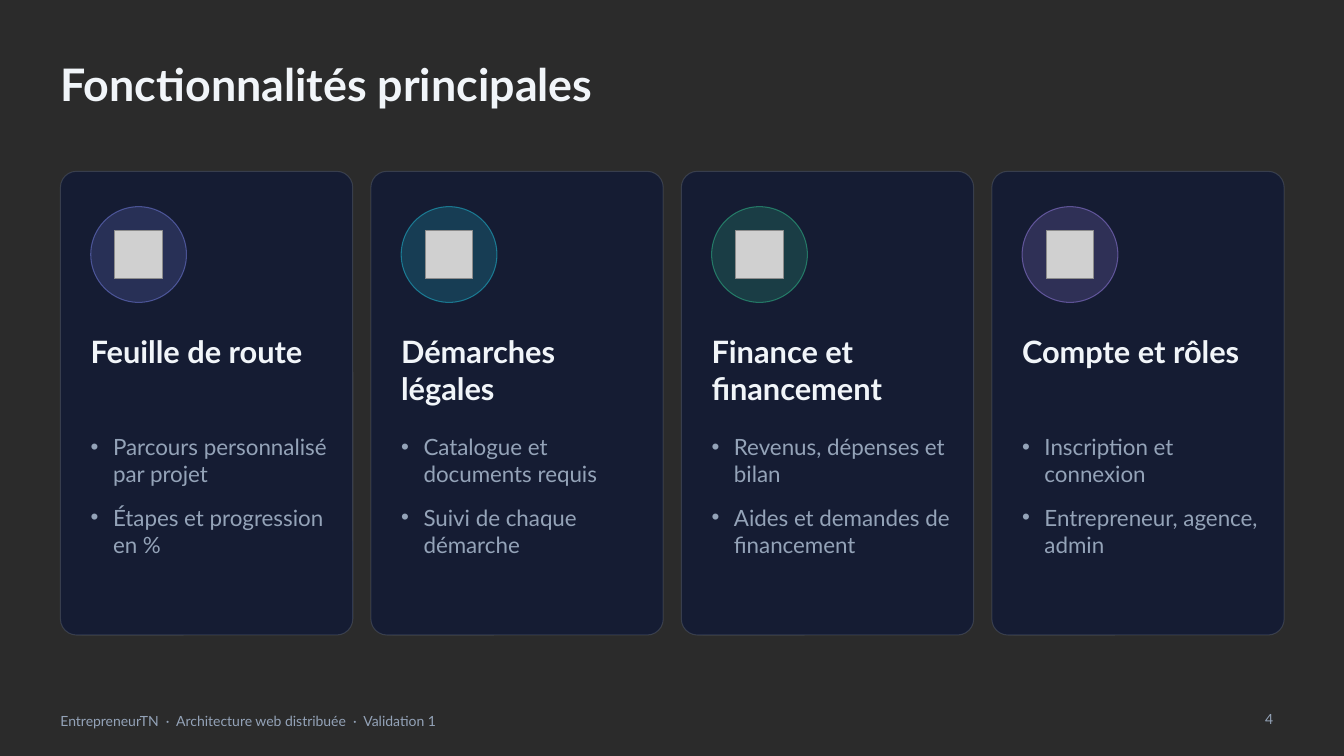
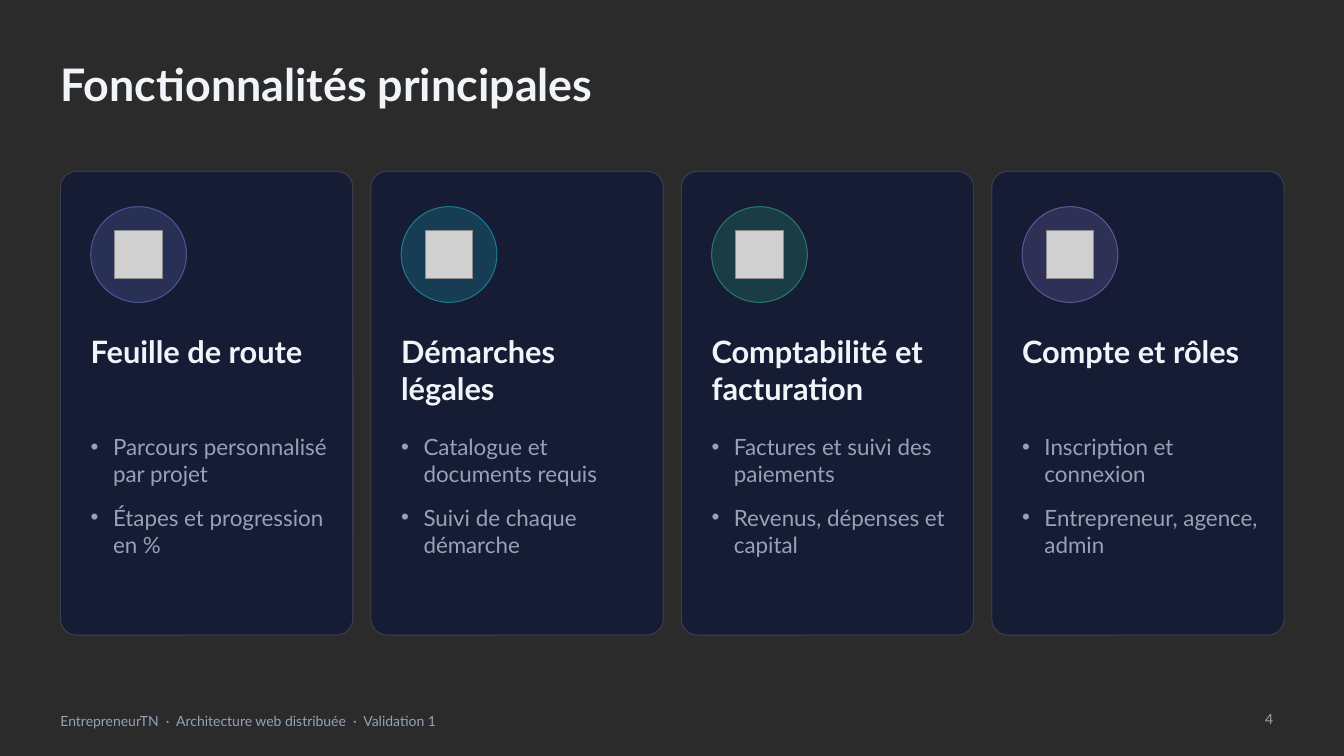
Before and after one commit to BadisBeji/EntrepreneurTN-4SSA10, a slide deck: slide 4 of Documentation/Presentation/Presentation_EntrepreneurTN.pptx. Drawn at 1344x756 pixels with LibreOffice and Linux fonts; fonts in the diff are those of the drawing; grey boxes stand for pictures; background and template pictures are left out; a plain dark background stands for a picture behind light text. Boxes give left, top, right and bottom in pixels: in the first picture for what was removed or moved away, otherwise in the second. Text is boxed around its words. In the diff, an @@ line names an element or a change of style, - is before the commit and + after.

```diff
--- a/Documentation/Presentation/Presentation_EntrepreneurTN.pptx
+++ b/Documentation/Presentation/Presentation_EntrepreneurTN.pptx
@@ text at [712,340,923,401]: text changed @@
-Finance et financement
+Comptabilité et facturation
@@ text at [734,438,945,557]: text changed @@
-• Revenus, dépenses et bilan
-• Aides et demandes de financement
+• Factures et suivi des paiements
+• Revenus, dépenses et capital
```
Also in this commit, not shown: 7 other slides changed, 13 other files.
